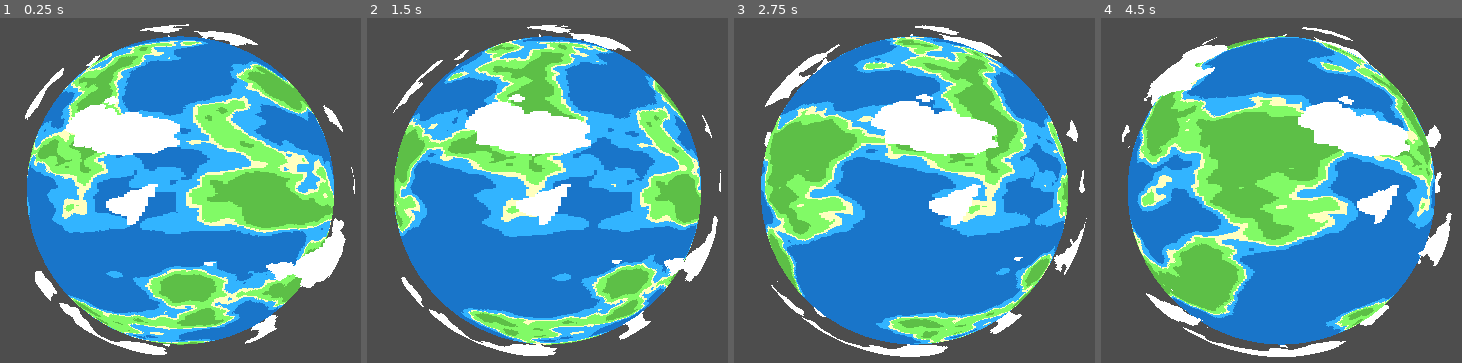
Above: before the commit, frames 1-4 (left to right).
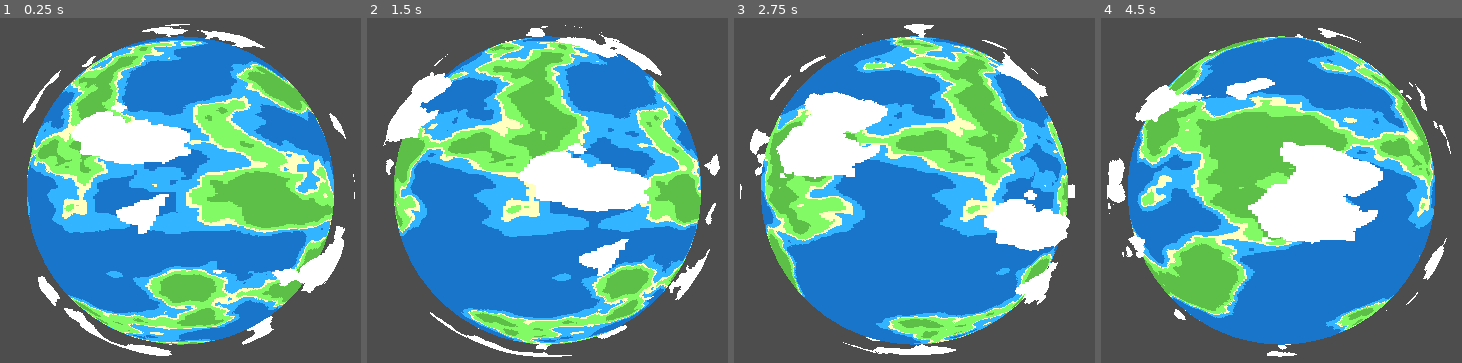
Above: after the commit, the same moments.

Repository: OccultParrot/pixel-planet
Game: Godot game, scene res://scenes/root.tscn
The game is run twice, just before and just after one commit, with the same random seed, the same clock (stepped at 60 frames per second) and the same inputs.
Inputs:
- Up to frame 1 (0.25 s): no input
- Up to frame 2 (1.5 s): no input
- Up to frame 3 (2.75 s): no input
- Up to frame 4 (4.5 s): no input

The runs differ from the first frame. In frame 1, 4.7% of the frame differs, in the area x 6-99%, y 1-98%; in frame 2, 14%; in frame 3, 16%; in frame 4, 16%, in the area x 1-98%, y 2-99%.

Commit message:
Made clouds change with time

Diff:
--- a/scenes/root.tscn
+++ b/scenes/root.tscn
@@ -17,6 +17,7 @@
 shader_parameter/noise = SubResource("NoiseTexture2D_jh1ax")
 shader_parameter/pixel_size = 600
 shader_parameter/cloud_threshold = 0.7
+shader_parameter/time_scale = 0.417
 
 [sub_resource type="SphereMesh" id="SphereMesh_j287u"]
 material = SubResource("ShaderMaterial_kycxp")
--- a/scripts/clouds.gd
+++ b/scripts/clouds.gd
@@ -3,4 +3,5 @@
 @export_range(0, 100) var rotation_speed: float = 2
 
 func _physics_process(delta: float) -> void:
-	rotate(Vector3(0, 1, 0).normalized(), rotation_speed / 1000)
+	#rotate(Vector3(0, 1, 0).normalized(), rotation_speed / 1000)
+	pass
--- a/shaders/clouds.gdshader
+++ b/shaders/clouds.gdshader
@@ -4,9 +4,10 @@
 uniform sampler2D noise;
 uniform int pixel_size = 600;
 uniform float cloud_threshold = 0.7;
+uniform float time_scale: hint_range(0.0, 1.0) = 1.0;
 
 void fragment() {
-	float sample = texture(noise, floor(UV * float(pixel_size)) / float(pixel_size)).r;
+	float sample = texture(noise, floor((UV - TIME * time_scale / 10.0) * float(pixel_size)) / float(pixel_size)).r;
 	ALPHA = sample > cloud_threshold ? 1.0 : 0.0;
 	ALBEDO = vec3(1);
 }
